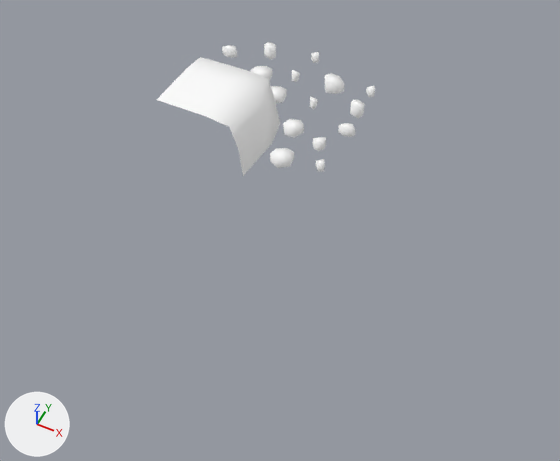
The FBX model Assets/Models/Penguin Ice Breaker/Blocs/BordL3.FBX, before and after one commit.
Rendered twice from a 50 mm lens placed at (3.94, -6.2, 5.66), pointed at (1.3, -0.93, -0.92). The axes (+X, +Y, +Z) are drawn at lower left. The lights are the same throughout. Where no turn or scale is listed for an object, it has been applied to the vertices.

The scene before the commit, as lines of its bpy script (objects in view):
```python
me_mesh = bpy.data.meshes.new('Mesh')
me_mesh.from_pydata(...)  # 202 vertices, 134 faces; spans x -0.67..1.58, y -0.5..1.78, z -0.75..0.0
me_mesh.materials.append(mat_blocs)  # its picture is missing
ob_bordl3 = bpy.data.objects.new('BordL3', me_mesh)
ob_bordl3.location = (0.0, 0.0, 0.0)
```
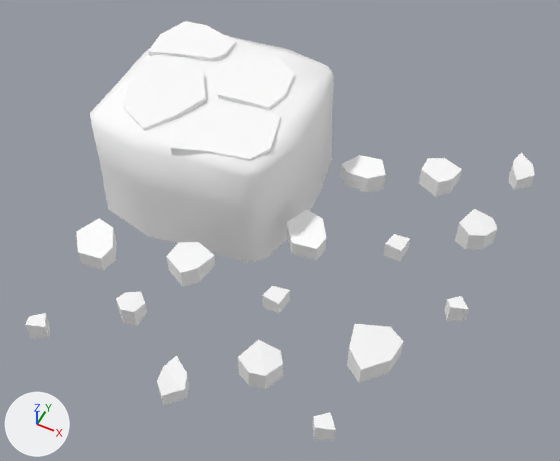
Boxes [x1, y1, x2, y2] around the edits, measured in the pictures (560 x 461 px; the box of a moved part takes in the faces that stretch with it):
'BordL3', reshaped (133% wider, 211% taller)
    before: [157, 42, 375, 176]
    after: [25, 21, 535, 440]
part 1 of me_mesh, moved or reshaped
    before: [310, 96, 318, 109]
    after: [262, 286, 290, 314]
part 2 of me_mesh, moved or reshaped
    before: [270, 148, 294, 168]
    after: [76, 218, 117, 270]
part 3 of me_mesh, moved or reshaped
    before: [313, 137, 326, 151]
    after: [116, 291, 147, 326]
part 4 of me_mesh, moved or reshaped
    before: [338, 123, 356, 137]
    after: [157, 356, 189, 404]
part 5 of me_mesh, moved or reshaped
    before: [283, 119, 304, 138]
    after: [166, 242, 215, 287]
part 6 of me_mesh, moved or reshaped
    before: [350, 100, 365, 119]
    after: [238, 340, 283, 389]
part 7 of me_mesh, moved or reshaped
    before: [316, 159, 325, 171]
    after: [25, 313, 50, 338]
part 8 of me_mesh, moved or reshaped (not visible before)
    after: [419, 158, 462, 197]
part 9 of me_mesh, moved or reshaped
    before: [271, 86, 287, 104]
    after: [286, 210, 326, 260]
part 10 of me_mesh, moved or reshaped
    before: [292, 70, 299, 82]
    after: [384, 234, 410, 262]
part 11 of me_mesh, moved or reshaped
    before: [250, 66, 272, 80]
    after: [341, 155, 386, 193]
part 12 of me_mesh, moved or reshaped
    before: [324, 73, 345, 94]
    after: [347, 324, 404, 383]
part 13 of me_mesh, moved or reshaped
    before: [222, 45, 237, 58]
    after: [509, 153, 535, 190]
part 14 of me_mesh, moved or reshaped
    before: [264, 42, 276, 60]
    after: [455, 209, 497, 250]
part 15 of me_mesh, moved or reshaped
    before: [311, 52, 319, 63]
    after: [444, 296, 469, 321]
part 16 of me_mesh, moved or reshaped
    before: [366, 86, 375, 97]
    after: [313, 412, 336, 440]
part 17 of me_mesh, added
    after: [90, 35, 334, 263]
part 18 of me_mesh, added
    after: [218, 55, 294, 110]
part 19 of me_mesh, added
    after: [123, 56, 206, 130]
part 20 of me_mesh, added
    after: [171, 101, 281, 161]
part 21 of me_mesh, added
    after: [148, 21, 236, 62]
part 22 of me_mesh, deleted
    before: [157, 57, 280, 176]

Edits to the bpy script that builds the scene:
```text
Change me_mesh:
    remove me_mesh.from_pydata(...)  # 202 vertices, 134 faces; spans x -0.67..1.58, y -0.5..1.78, z -0.75..0.0
    add me_mesh.from_pydata(...)  # 304 vertices, 218 faces; spans x -1.29..3.66, y -3.32..1.52, z -1.49..0.0
    me_mesh part 1: the loose piece of 8 vertices spanning x 0.82..0.93, y 0.78..0.89, z -0.56..-0.44 is turned -90 degrees about the z axis through the mesh origin and scaled by 2
    me_mesh part 2: the loose piece of 12 vertices spanning x 0.86..1.11, y -0.37..-0.12, z -0.56..-0.44 is turned -90 degrees about the z axis through the mesh origin and scaled by 2
    me_mesh part 3: the loose piece of 12 vertices spanning x 1.18..1.34, y 0.11..0.24, z -0.56..-0.44 is turned -90 degrees about the z axis through the mesh origin and scaled by 2
    me_mesh part 4: the loose piece of 12 vertices spanning x 1.37..1.58, y 0.49..0.64, z -0.56..-0.44 is turned -90 degrees about the z axis through its middle and scaled by 2, then moved by (-0.22, -3.68, -0.5)
    me_mesh part 5: the loose piece of 12 vertices spanning x 0.74..1.0, y 0.19..0.4, z -0.56..-0.44 is turned -90 degrees about the z axis through the mesh origin and scaled by 2
    me_mesh part 6: the loose piece of 12 vertices spanning x 1.34..1.52, y 0.86..1.06, z -0.56..-0.38 is turned -90 degrees about the z axis through its middle and scaled by 2, then moved by (0.5, -3.54, -0.47)
    me_mesh part 7: the loose piece of 8 vertices spanning x 1.38..1.5, y -0.21..-0.09, z -0.56..-0.44 is turned -90 degrees about the z axis through its middle and scaled by 2, then moved by (-1.8, -3.01, -0.5)
    me_mesh part 8: the loose piece of 12 vertices spanning x -0.49..-0.24, y 0.67..0.89, z -0.56..-0.44 is turned -90 degrees about the z axis through its middle and scaled by 2, then moved by (2.99, 0.03, -0.5)
    me_mesh part 9: the loose piece of 12 vertices spanning x 0.27..0.52, y 0.63..0.88, z -0.56..-0.44 is turned -90 degrees about the z axis through its middle and scaled by 2, then moved by (1.18, -1.54, -0.5)
    me_mesh part 10: the loose piece of 8 vertices spanning x 0.38..0.49, y 1.16..1.28, z -0.56..-0.44 is turned -90 degrees about the z axis through its middle and scaled by 2, then moved by (2.12, -1.71, -0.5)
    me_mesh part 11: the loose piece of 12 vertices spanning x -0.08..0.16, y 0.93..1.18, z -0.56..-0.44 is turned 145 degrees about the z axis through its middle and scaled by 2, then moved by (1.75, -0.61, -0.5)
    me_mesh part 12: the loose piece of 12 vertices spanning x 0.82..1.12, y 1.15..1.4, z -0.56..-0.38 is turned -90 degrees about the z axis through its middle and scaled by 2, then moved by (1.88, -3.23, -0.47)
    me_mesh part 13: the loose piece of 12 vertices spanning x -0.67..-0.46, y 1.26..1.4, z -0.56..-0.44 is turned -90 degrees about the z axis through its middle and scaled by 2, then moved by (4.08, -0.01, -0.5)
    me_mesh part 14: the loose piece of 12 vertices spanning x -0.17..0.01, y 1.46..1.66, z -0.56..-0.38 is turned -90 degrees about the z axis through its middle and scaled by 2, then moved by (3.39, -1.47, -0.47)
    me_mesh part 15: the loose piece of 8 vertices spanning x 0.45..0.57, y 1.66..1.78, z -0.56..-0.44 is turned -90 degrees about the z axis through the mesh origin and scaled by 2
    me_mesh part 16: the loose piece of 8 vertices spanning x 1.38..1.5, y 1.31..1.44, z -0.56..-0.44 is turned -90 degrees about the z axis through the mesh origin and scaled by 2
    me_mesh part 17: a new loose piece of 64 vertices spanning x -1.29..1.28, y -1.28..1.26, z -1.49..-0.03, in mat_blocs (its picture is missing)
    me_mesh part 18: a new loose piece of 17 vertices spanning x -0.12..0.78, y -0.1..0.88, z -0.23..0.0, in mat_blocs (its picture is missing)
    me_mesh part 19: a new loose piece of 17 vertices spanning x -1.03..-0.01, y -0.98..0.36, z -0.23..0.0, in mat_blocs (its picture is missing)
    me_mesh part 20: a new loose piece of 17 vertices spanning x -0.09..1.05, y -1.13..-0.12, z -0.23..0.0, in mat_blocs (its picture is missing)
    me_mesh part 21: a new loose piece of 17 vertices spanning x -1.16..-0.22, y 0.25..1.06, z -0.23..0.0, in mat_blocs (its picture is missing)
    me_mesh part 22: 30 vertices removed from x -0.5..0.65, y -0.5..0.64, z -0.75..0.0
    me_mesh part 23: the surface is now shaded flat
```
